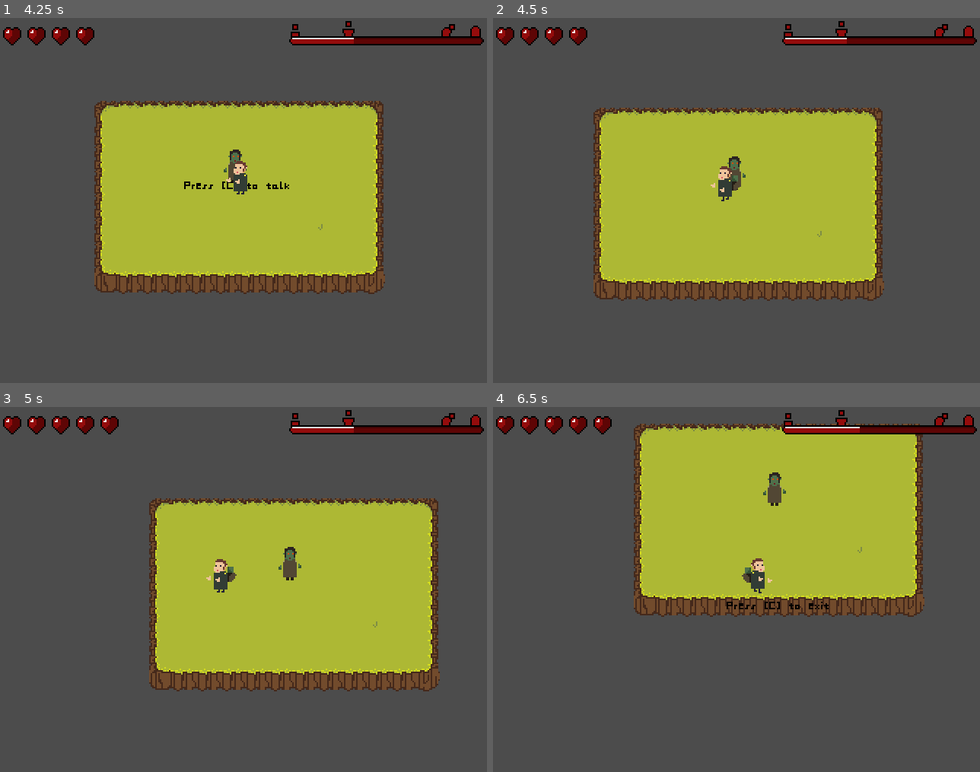
Above: before the commit, frames 1-4 (two rows, left to right).
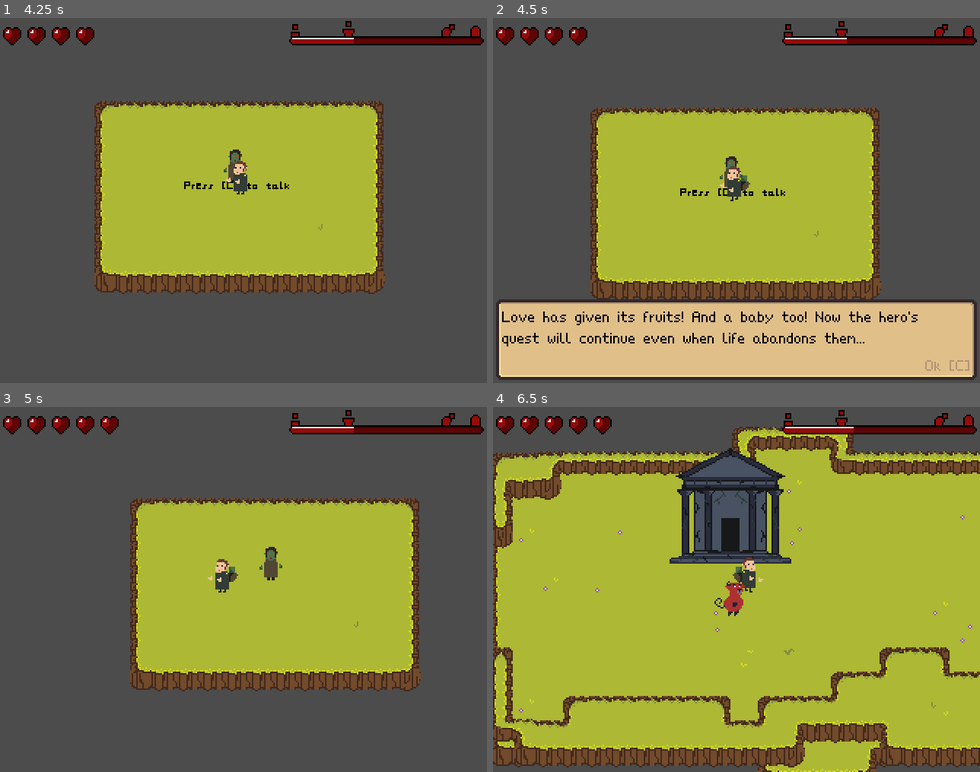
Above: after the commit, the same moments.

Repository: TeamKebab/GodotWildJam24
Game: Godot game, scene res://src/gui/Start.tscn
The game is run twice, just before and just after one commit, with the same random seed, the same clock (stepped at 60 frames per second) and the same inputs.
Inputs:
- Up to frame 1 (4.25 s): tap Enter (ui_accept) at 0.5, 0.6, 0.77, 1.07, 1.35, 1.52, 1.82, 2.1, 2.85, 3.02, 3.32, 3.6, 3.77, 4.07 s; hold Right (ui_right) 0.53-1.28 s; hold Down (ui_down) 1.28-2.03 s; hold Right (ui_right) 2.03-2.78 s; hold Up (ui_up) 2.78-3.53 s; hold Left (ui_left) from 3.53 s (still down); tap Escape (ui_cancel) at 4.15 s
- Up to frame 2 (4.5 s): keep holding Left (ui_left); tap C at 4.25 s; tap Enter (ui_accept) at 4.35 s
- Up to frame 3 (5 s): keep holding Left (ui_left); tap Enter (ui_accept) at 4.52, 4.82 s
- Up to frame 4 (6.5 s): release Left (ui_left) at 5.03 s; hold Down (ui_down) 5.03-5.78 s; tap Enter (ui_accept) at 5.1, 5.85, 6.02, 6.32 s; hold Right (ui_right) from 5.78 s (still down)

Frame 1 is identical in both runs. In frame 2, 26% of the frame differs, in the area x 0-100%, y 24-100%; in frame 3, 8.4%; in frame 4, 75%, in the area x 0-100%, y 4-100%.

Commit message:
got baby texts

Diff:
--- a/src/entities/characters/Companion.gd
+++ b/src/entities/characters/Companion.gd
@@ -30,10 +30,10 @@
 
 
 func end_interaction(player, answer):
+	Narrator.close()
+
 	if can_have_baby and answer:
 		player.have_child(get_baby())
-
-	Narrator.close()
 
 
 func is_baby_parent(baby):
--- a/src/entities/characters/Player.gd
+++ b/src/entities/characters/Player.gd
@@ -1,4 +1,6 @@
 extends KinematicBody2D
+
+signal got_baby(race)
 
 
 const RACE_TEXTURES = {
@@ -111,6 +113,9 @@
 	baby_sprite.set_texture(RACE_TEXTURES[baby.race])
 	baby_sprite.show()
 
+	emit_signal("got_baby", baby.race)
+
+
 
 func has_child():
 	return baby != null
@@ -129,7 +134,6 @@
 func end_interact(answer):
 	state = State.Move
 	interacting_item.end_interaction(self, answer)
-	interacting_item = null
 
 
 func knockback(strength):
--- a/src/globals/Game.gd
+++ b/src/globals/Game.gd
@@ -26,6 +26,7 @@
 
 var first_shrine = true
 var first_multiple_companion_shrine = true
+var first_baby = true
 
 
 var time_of_day: int = 0
@@ -50,6 +51,7 @@
 
 	first_shrine = true
 	first_multiple_companion_shrine = true
+	first_baby = true
 
 	player = create_player()
 
@@ -136,6 +138,7 @@
 
 	new_player.hp.connect("hp_changed", self, "_on_player_hp_changed")
 	new_player.hp.connect("died", self, "_on_player_hp_died")
+	new_player.connect("got_baby", self, "_on_player_got_baby")
 
 	emit_signal("player_hp_changed", new_player.hp.max_hp)
 
@@ -155,6 +158,10 @@
 	resume_day()
 
 
+func play_sound(key):
+	pass
+
+
 func _timer_timeout():
 	time_of_day += 1
 
@@ -170,3 +177,13 @@
 
 func _on_player_hp_died():
 	end_day()
+
+
+func _on_player_got_baby(race):
+	play_sound("got_baby")
+	var message = "got_baby_" + race
+	if first_baby:
+		first_baby = false
+		message = "first_baby"
+
+	Narrator.show_with_interaction(player, message)
--- a/src/globals/Narrator.gd
+++ b/src/globals/Narrator.gd
@@ -1,5 +1,7 @@
 extends Node
 
+
+const Interaction = preload("res://src/components/Interaction.tscn")
 
 const LINES = {
 	"first_shrine": "Inside these walls, the Hero found love... In the form of a beautiful orc! Love is blind <3 And sometimes, it smells weird too <3 <3 <3",
@@ -13,6 +15,8 @@
 
 	"first_baby": "Love has given its fruits! And a baby too! Now the hero's quest will continue even when life abandons them...",
 
+	"got_baby_orc": "It's green and smells like wet potatoes... Gotta love it!",
+	"got_baby_elf": "Too cute to be my kid... Why is it aiming that bow at me?",
 }
 
 const TOOLTIPS = {
@@ -26,11 +30,23 @@
 
 
 var gui : Node
+var interaction
+
+func _ready():
+	interaction = Interaction.instance()
+	add_child(interaction)
 
 
 func show(key):
 	Game.pause_day()
 	gui.show_dialog(LINES.get(key, key), SHOW_BUTTONS)
+
+
+func show_with_interaction(player, key):
+	show(key)
+	player.interact(interaction)
+	yield(interaction, "interaction_ended")
+	close()
 
 
 func ask(key):
--- a/src/maps/FieldShrine.gd
+++ b/src/maps/FieldShrine.gd
@@ -3,4 +3,4 @@
 func _ready():
 	if Game.first_shrine:
 		Game.first_shrine = false
-		interaction.show_narrator(player, "first_shrine")
+		Narrator.show_with_interaction(player, "first_shrine")
--- a/src/maps/Level.gd
+++ b/src/maps/Level.gd
@@ -9,7 +9,6 @@
 
 
 onready var entities_container : Node = $YSort
-onready var interaction = $Interaction
 
 
 func _ready():
--- a/src/maps/Level.tscn
+++ b/src/maps/Level.tscn
@@ -1,9 +1,8 @@
-[gd_scene load_steps=7 format=2]
+[gd_scene load_steps=6 format=2]
 
 [ext_resource path="res://src/maps/Level.gd" type="Script" id=1]
 [ext_resource path="res://assets/sprites/tilesets/fields_and_hills.png" type="Texture" id=2]
 [ext_resource path="res://src/gui/GUI.tscn" type="PackedScene" id=3]
-[ext_resource path="res://src/components/Interaction.tscn" type="PackedScene" id=4]
 
 [sub_resource type="NavigationPolygon" id=1]
 vertices = PoolVector2Array( 16, 16, 0, 16, 0, 0, 16, 0 )
@@ -56,5 +55,3 @@
 
 [node name="Default" type="Node2D" parent="Entries"]
 position = Vector2( 8.52007, 100.086 )
-
-[node name="Interaction" parent="." instance=ExtResource( 4 )]
--- a/src/maps/Shrine.gd
+++ b/src/maps/Shrine.gd
@@ -11,7 +11,7 @@
 	if Game.first_multiple_companion_shrine:
 		if has_multiple_companions():
 			Game.first_multiple_companion_shrine = false
-			interaction.show_narrator(player, "first_multiple_shrine")
+			Narrator.show_with_interaction(player, "first_multiple_shrine")
 
 
 func has_multiple_companions():
